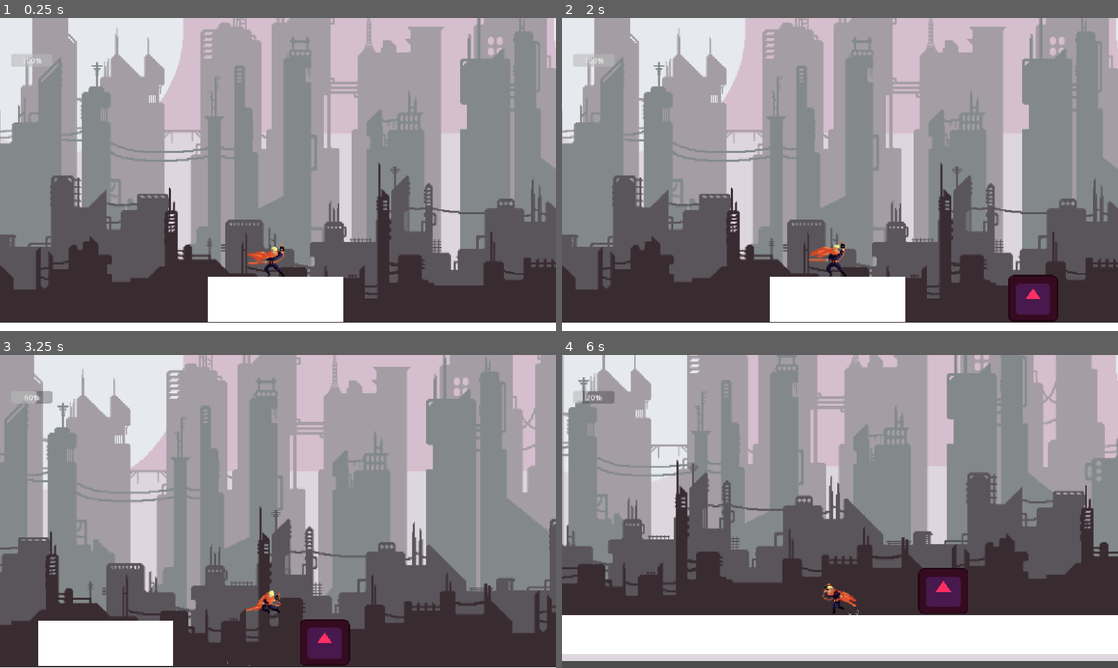
Above: before the commit, frames 1-4 (two rows, left to right).
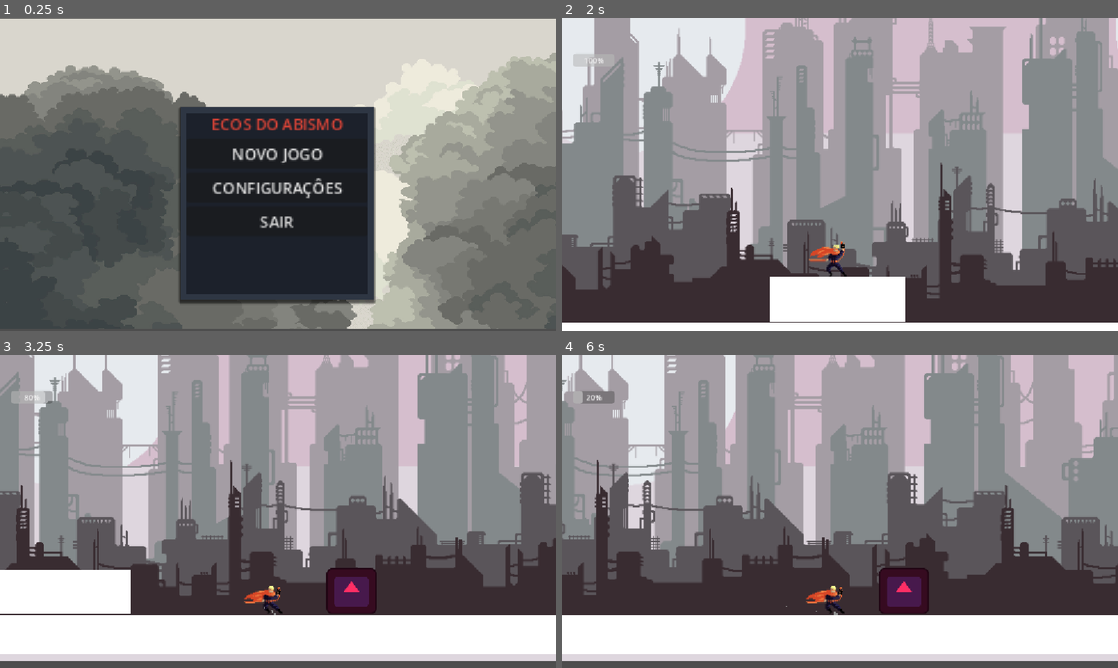
Above: after the commit, the same moments.

Repository: agr3w/Godot_prototity
Game: Godot game, scene res://menu_principal.tscn
The game is run twice, just before and just after one commit, with the same random seed, the same clock (stepped at 60 frames per second) and the same inputs. Before the commit the project starts from res://character_body_2d.tscn. The engine's default icon, where the game draws it, is replaced by a stand-in: a white triangle on a blue panel in a dark square.
Inputs (mouse positions are in pixels of both pictures, inside the frame that each line leads up to):
- Up to frame 1 (0.25 s): no input
- Up to frame 2 (2 s): click (840, 187) at 0.5 s, where only the run after the commit has a clickable "CONFIGURAÇÔES"; click (840, 152) at 1.25 s, where only the run after the commit has a clickable "NOVO JOGO"
- Up to frame 3 (3.25 s): tap Enter (ui_accept) at 2, 2.27, 3.02 s; hold Right (ui_right) from 2.03 s (still down); tap X (attack) at 2.1 s; tap Shift (dash) at 2.85 s
- Up to frame 4 (6 s): release Right (ui_right) at 3.53 s; hold Left (ui_left) 3.53-4.28 s; tap X (attack) at 3.6, 5.1 s; hold Right (ui_right) 4.28-5.78 s; tap Shift (dash) at 4.35, 5.85 s; tap Enter (ui_accept) at 4.52, 5.27 s; hold Left (ui_left) from 5.78 s (still down)

The runs differ from the first frame. In frame 1, 81% of the frame differs, in the area x 0-100%, y 0-100%; in frame 2, 1.3%; in frame 3, 60%; in frame 4, 44%.

Commit message:
Tela princiapl

Diff:
--- /dev/null
+++ b/menu_principal.gd
@@ -0,0 +1,17 @@
+extends Control
+
+# Referência para a tela de configurações (que faremos a seguir)
+# @onready var tela_configs = $ConfiguracoesPanel
+
+func _ready():
+    # Garante que o mouse esteja visível no menu
+    Input.set_mouse_mode(Input.MOUSE_MODE_VISIBLE)
+
+func _on_btn_novo_jogo_pressed():
+    get_tree().change_scene_to_file("res://character_body_2d.tscn")
+
+func _on_btn_configs_pressed():
+    print("Abrir painel de configurações")
+
+func _on_btn_sair_pressed():
+    get_tree().quit()
--- /dev/null
+++ b/menu_principal.tscn
@@ -0,0 +1,97 @@
+[gd_scene format=3 uid="uid://i3gmuluhtukx"]
+
+[ext_resource type="Script" uid="uid://dl18owl7mqcrv" path="res://menu_principal.gd" id="1_gmcsc"]
+[ext_resource type="Texture2D" uid="uid://c6x700q8iuxvc" path="res://background_mainMenu.jpg" id="2_ul6ys"]
+
+[sub_resource type="StyleBoxFlat" id="StyleBoxFlat_f1aav"]
+bg_color = Color(0.10980392, 0.12941177, 0.16862746, 1)
+border_width_left = 6
+border_width_top = 6
+border_width_right = 6
+border_width_bottom = 6
+border_color = Color(0.18039216, 0.21176471, 0.2627451, 1)
+shadow_size = 3
+shadow_offset = Vector2(0, 2)
+
+[sub_resource type="StyleBoxFlat" id="StyleBoxFlat_c543n"]
+bg_color = Color(0.8509804, 0.2627451, 0.21176471, 1)
+
+[sub_resource type="StyleBoxFlat" id="StyleBoxFlat_dou6j"]
+bg_color = Color(0.8509804, 0.2627451, 0.21176471, 1)
+
+[sub_resource type="StyleBoxFlat" id="StyleBoxFlat_qhq4y"]
+bg_color = Color(0.8509804, 0.2627451, 0.21176471, 1)
+
+[node name="MenuPrincipal" type="Control" unique_id=686835528]
+layout_mode = 3
+anchors_preset = 15
+anchor_right = 1.0
+anchor_bottom = 1.0
+grow_horizontal = 2
+grow_vertical = 2
+script = ExtResource("1_gmcsc")
+
+[node name="Parallax2D" type="Parallax2D" parent="." unique_id=612630888]
+repeat_size = Vector2(2320, 0)
+autoscroll = Vector2(50, 0)
+
+[node name="Sprite2D" type="Sprite2D" parent="Parallax2D" unique_id=15690667]
+position = Vector2(0, 2.0000002)
+scale = Vector2(0.80625004, 0.6281801)
+texture = ExtResource("2_ul6ys")
+centered = false
+
+[node name="Sprite2D2" type="Sprite2D" parent="Parallax2D" unique_id=910699163]
+position = Vector2(1160, 2)
+scale = Vector2(0.80625004, 0.6281801)
+texture = ExtResource("2_ul6ys")
+centered = false
+flip_h = true
+
+[node name="PanelContainer" type="PanelContainer" parent="." unique_id=1606446080]
+layout_mode = 1
+anchors_preset = 8
+anchor_left = 0.5
+anchor_top = 0.5
+anchor_right = 0.5
+anchor_bottom = 0.5
+offset_left = -202.0
+offset_top = -140.0
+offset_right = -2.0
+offset_bottom = 60.0
+grow_horizontal = 2
+grow_vertical = 2
+scale = Vector2(2, 2)
+theme_override_styles/panel = SubResource("StyleBoxFlat_f1aav")
+
+[node name="MarginContainer" type="MarginContainer" parent="PanelContainer" unique_id=2089162107]
+layout_mode = 2
+
+[node name="VBoxContainer" type="VBoxContainer" parent="PanelContainer/MarginContainer" unique_id=1508395553]
+layout_mode = 2
+
+[node name="Label" type="Label" parent="PanelContainer/MarginContainer/VBoxContainer" unique_id=228834006]
+layout_mode = 2
+theme_override_colors/font_color = Color(0.8509804, 0.2627451, 0.21176471, 1)
+theme_override_constants/line_spacing = 3
+text = "ECOS DO ABISMO"
+horizontal_alignment = 1
+
+[node name="BtnNovoJogo" type="Button" parent="PanelContainer/MarginContainer/VBoxContainer" unique_id=352457872]
+layout_mode = 2
+theme_override_styles/hover = SubResource("StyleBoxFlat_c543n")
+text = "NOVO JOGO"
+
+[node name="BtnConfigs" type="Button" parent="PanelContainer/MarginContainer/VBoxContainer" unique_id=673307314]
+layout_mode = 2
+theme_override_styles/hover = SubResource("StyleBoxFlat_dou6j")
+text = "CONFIGURAÇÔES"
+
+[node name="BtnSair" type="Button" parent="PanelContainer/MarginContainer/VBoxContainer" unique_id=816830869]
+layout_mode = 2
+theme_override_styles/hover = SubResource("StyleBoxFlat_qhq4y")
+text = "SAIR"
+
+[connection signal="pressed" from="PanelContainer/MarginContainer/VBoxContainer/BtnNovoJogo" to="." method="_on_btn_novo_jogo_pressed"]
+[connection signal="pressed" from="PanelContainer/MarginContainer/VBoxContainer/BtnConfigs" to="." method="_on_btn_configs_pressed"]
+[connection signal="pressed" from="PanelContainer/MarginContainer/VBoxContainer/BtnSair" to="." method="_on_btn_sair_pressed"]
--- a/project.godot
+++ b/project.godot
@@ -11,7 +11,7 @@
 [application]
 
 config/name="teste"
-run/main_scene="uid://dcd11egb8vj4n"
+run/main_scene="res://menu_principal.tscn"
 config/features=PackedStringArray("4.7", "GL Compatibility")
 config/icon="res://icon.svg"
 
Binary file added: background_mainMenu.jpg
Not shown, added: background_mainMenu.jpg.import
Not shown, added: menu_principal.gd.uid
